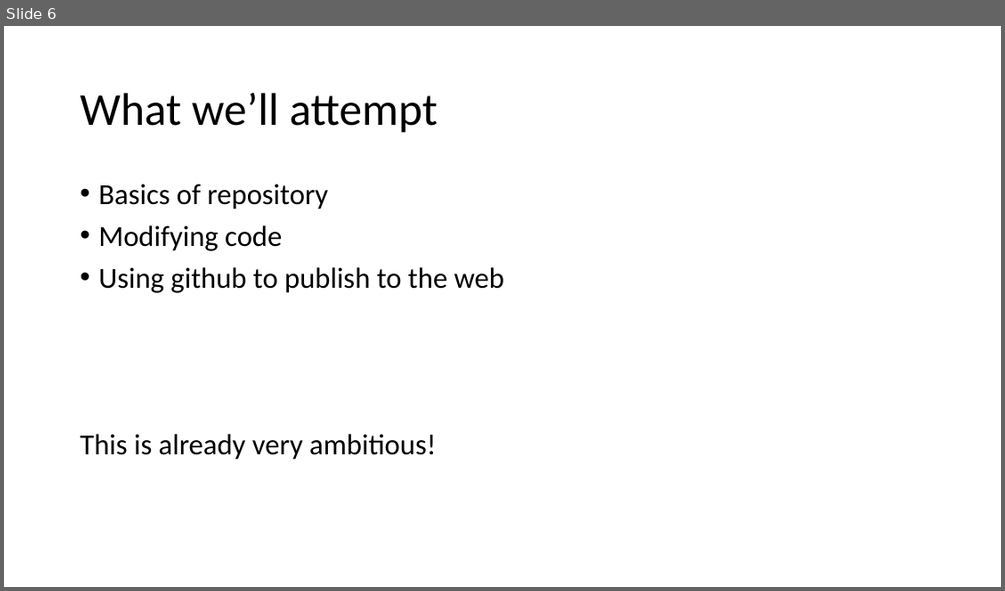
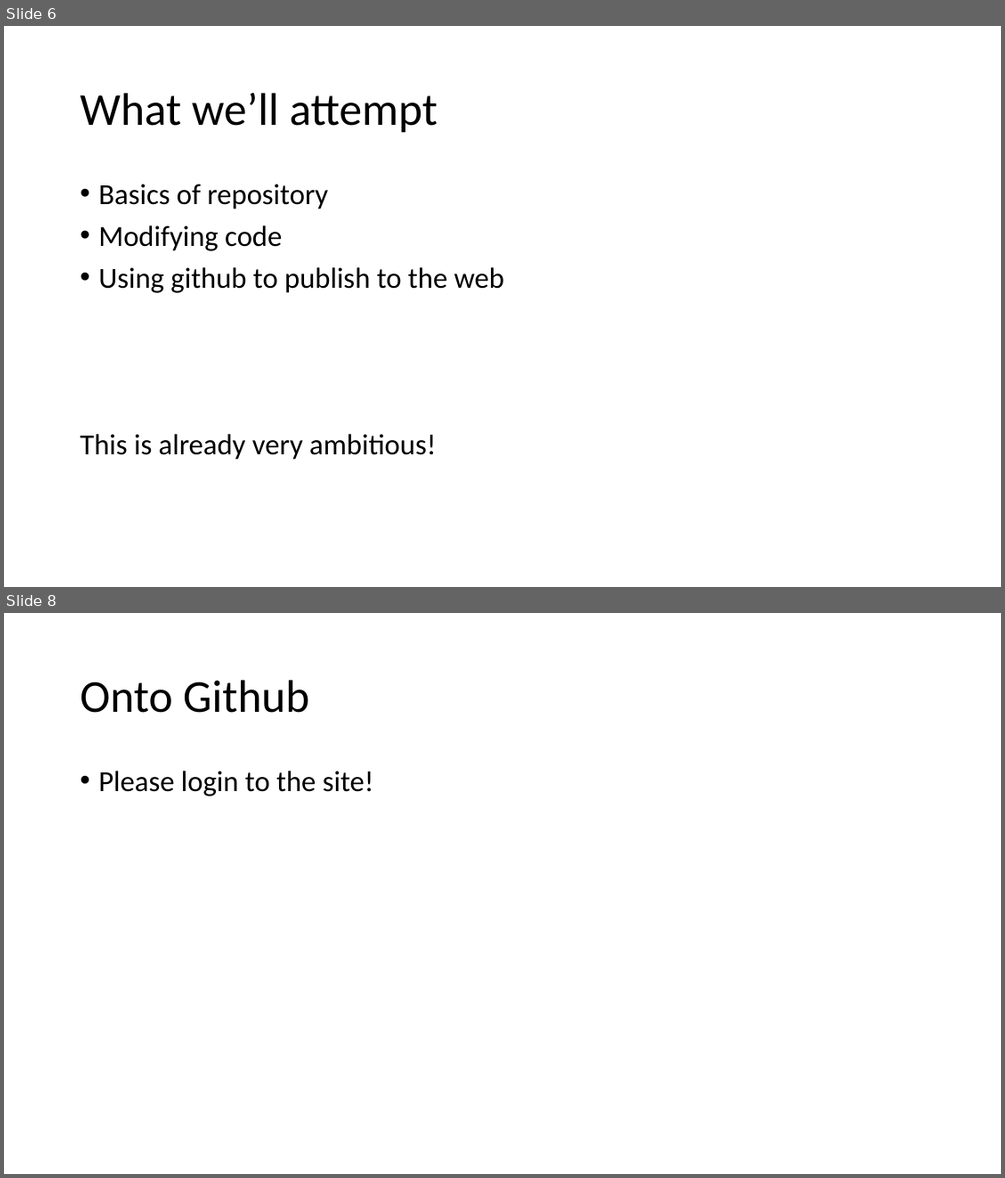
Before and after one commit to BrockDSL/github_for_researchers, a slide deck: Overview.pptx. Shown one above the other, each under a label of ours: slide 6 before the commit, slides 6 and 8 after it; the slides between them are not shown. The pictures are 1005x591 and 1005x1178 pixels, drawn with LibreOffice and Linux fonts; fonts in the diff are those of the drawing. Boxes give left, top, right and bottom in pixels: in the first picture for what was removed or moved away, otherwise in the second. Text is boxed around its words. In the diff, an @@ line names an element or a change of style, - is before the commit and + after.

```diff
--- a/Overview.pptx
+++ b/Overview.pptx
@@ slide 8 added at (4,613,1001,1174), background #FFFFFF @@
@@ title added at (80,680,309,713), 44 pt, text #000000 @@
+Onto Github
@@ text added at (98,771,374,796), 28 pt, text #000000 @@
+• Please login to the site!
```
Also in this commit, not shown: 7 slides changed, 2 other slides added, 1 other file.
